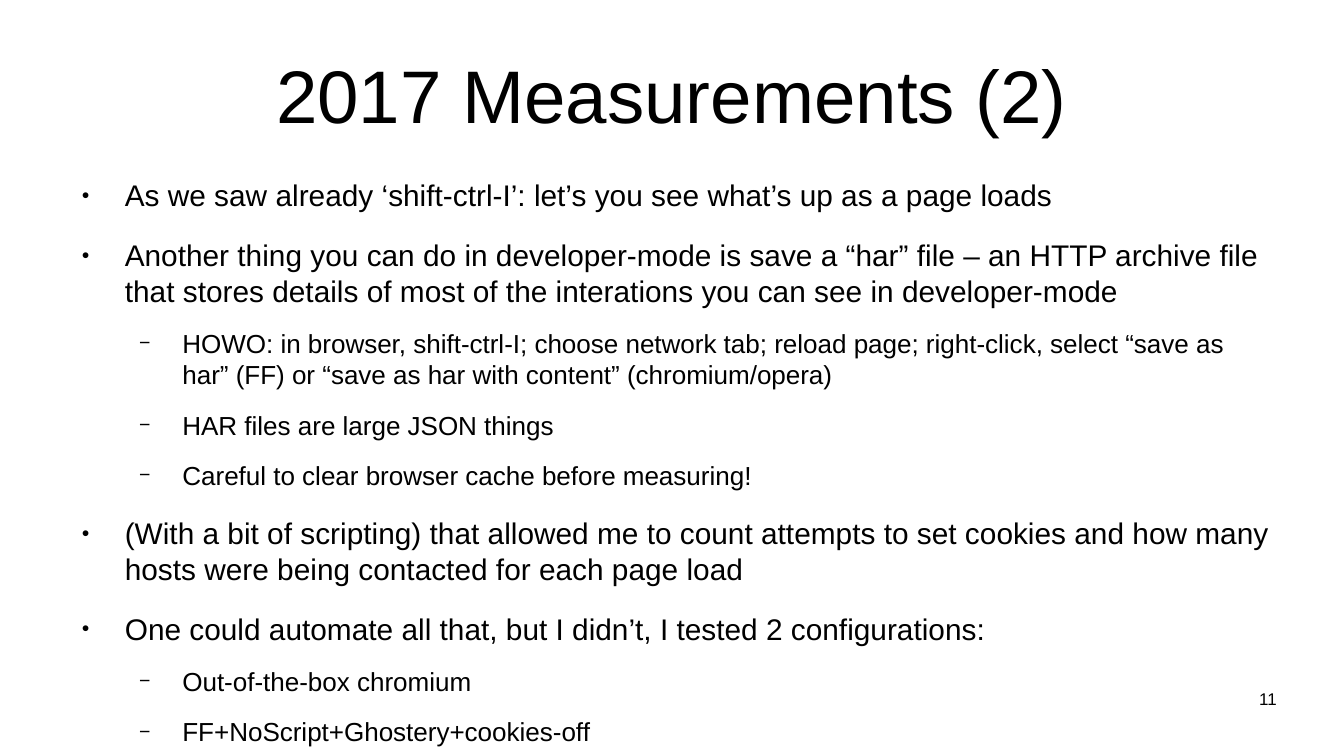
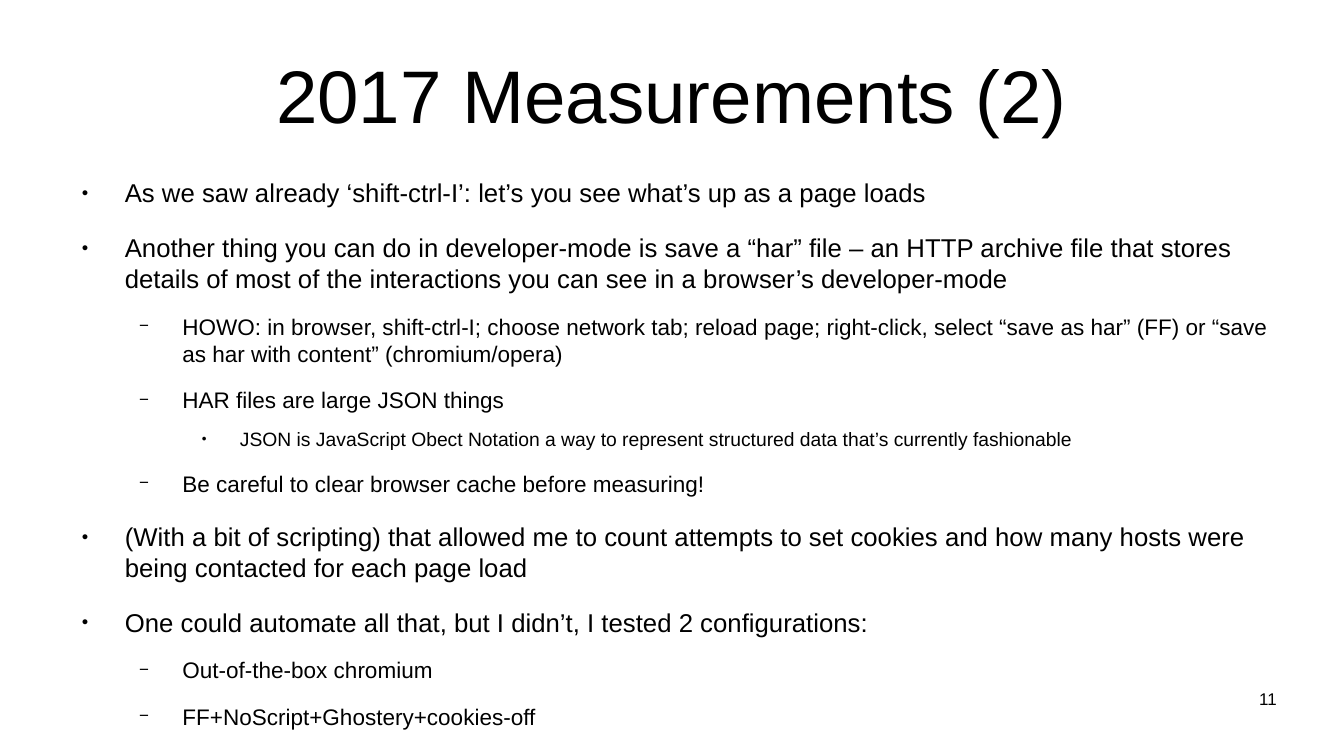
Before and after one commit to sftcd/witidtm, a slide deck: slide 11 of lectures/300-jellie.odp. Drawn at 1344x756 pixels with LibreOffice and Linux fonts; fonts in the diff are those of the drawing. Boxes give left, top, right and bottom in pixels: in the first picture for what was removed or moved away, otherwise in the second. Text is boxed around its words. In the diff, an @@ line names an element or a change of style, - is before the commit and + after.

```diff
--- a/lectures/300-jellie.odp
+++ b/lectures/300-jellie.odp
@@ text at bbox=[125, 183, 1267, 730]: size 17.6 to 15.2 pt in "As we saw already ‘shift-ctrl-I’: let’s you ...", "(With a bit of scripting) that allowed ...", "One could automate all that, but I ..."; size 15.4 to 13.3 pt in "HOWO: in browser, shift-ctrl-I; choose network tab; ...", "HAR files are large JSON things", "Out-of-the-box chromium", "FF+NoScript+Ghostery+cookies-off" @@
@@ text at bbox=[125, 238, 1231, 294]: text changed; size 17.6 to 15.2 pt @@
-● Another thing you can do in developer-mode is save a “har” file – an HTTP archive file that stores details of most of the interations you can see in developer-mode
+● Another thing you can do in developer-mode is save a “har” file – an HTTP archive file that stores details of most of the interactions you can see in a browser’s developer-mode
@@ text at bbox=[182, 432, 1072, 497]: text changed; size 15.4 to 11.4 pt @@
-  − Careful to clear browser cache before measuring!
+    ● JSON is JavaScript Obect Notation a way to represent structured data that’s currently fashionable
+  − Be careful to clear browser cache before measuring!
```
Also in this commit, not shown: 3 other slides changed, 3 slides added, 1 slide removed, 1 other file.
